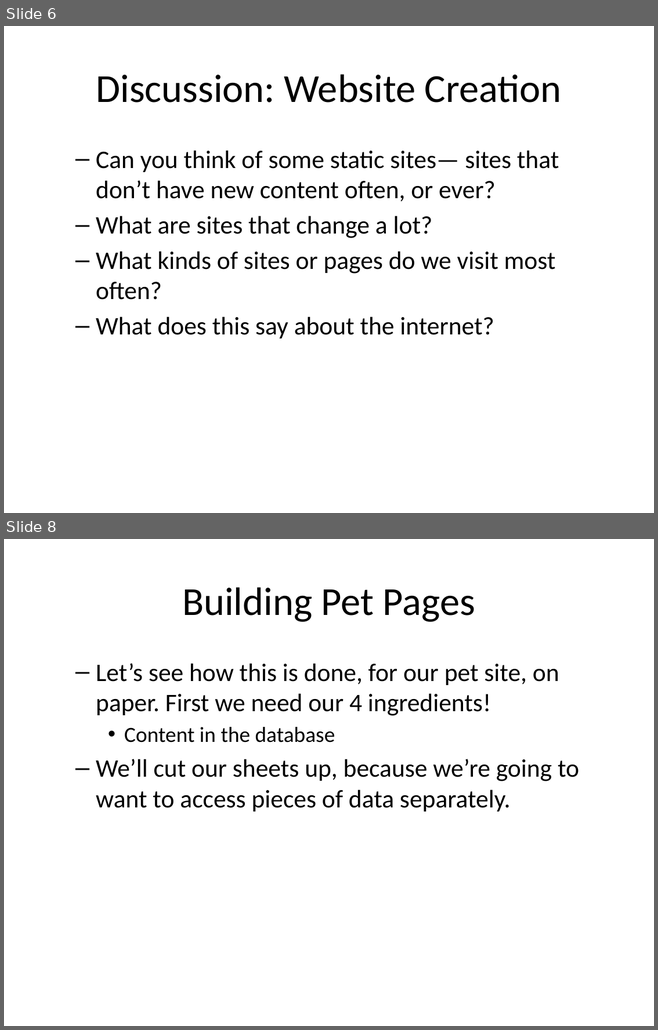
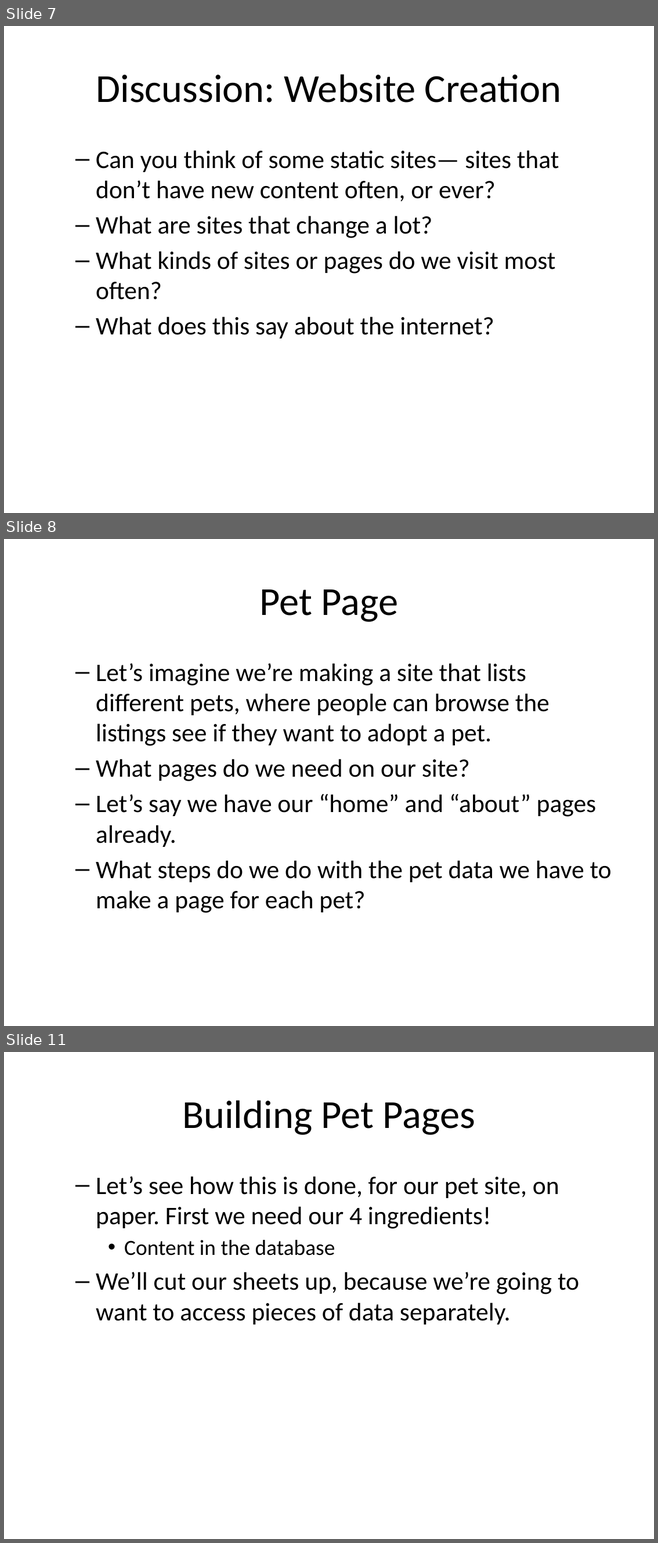
Before and after one commit to mr-eggleton/web-lit-core, a slide deck: powerpoints/10-web-builders.pptx. Shown one above the other, each under a label of ours: slides 6 and 8 before the commit, slides 7, 8 and 11 after it; the slides between them are not shown. The pictures are 658x1030 and 658x1543 pixels, drawn with LibreOffice and Linux fonts; fonts in the diff are those of the drawing. Boxes give left, top, right and bottom in pixels: in the first picture for what was removed or moved away, otherwise in the second. Text is boxed around its words. In the diff, an @@ line names an element or a change of style, - is before the commit and + after.

```diff
--- a/powerpoints/10-web-builders.pptx
+++ b/powerpoints/10-web-builders.pptx
@@ slide 8 added at (4, 539, 654, 1026), background #FFFFFF @@
@@ title added at (260, 589, 398, 622), 44 pt, text #000000 @@
+Pet Page
@@ text added at (96, 663, 611, 913), 28 pt, text #000000 @@
+  – Let’s imagine we’re making a site that lists different pets, where people can browse the listings see if they want to adopt a pet.
+  – What pages do we need on our site?
+  – Let’s say we have our “home” and “about” pages already.
+  – What steps do we do with the pet data we have to make a page for each pet?
@@ what was slide 6 is now slide 7 @@
@@ what was slide 8 is now slide 11 @@
```
Also in this commit, not shown: 2 slides changed, 2 other slides added, 4 other files.
